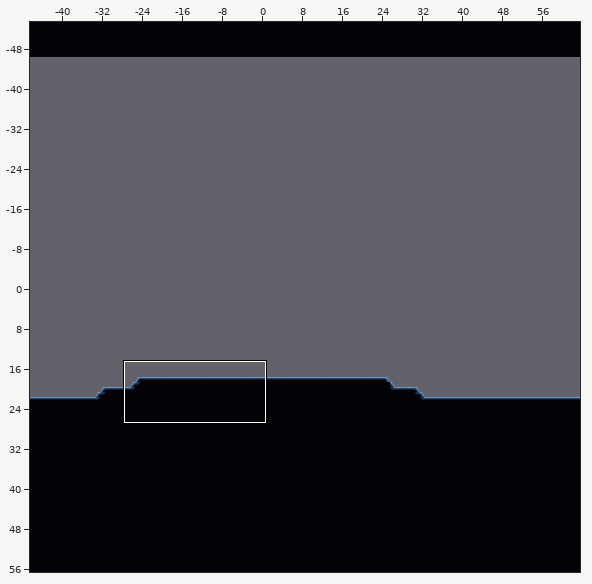
A Tiled map gets an edit: UnityProject/CaseFileDream/Assets/CaseFileDream/TileSets/Tiled/Cathedral/Cathedral.tmx. Above: a wide view before the commit, with the close-up outlined.
Close-up. As it was:
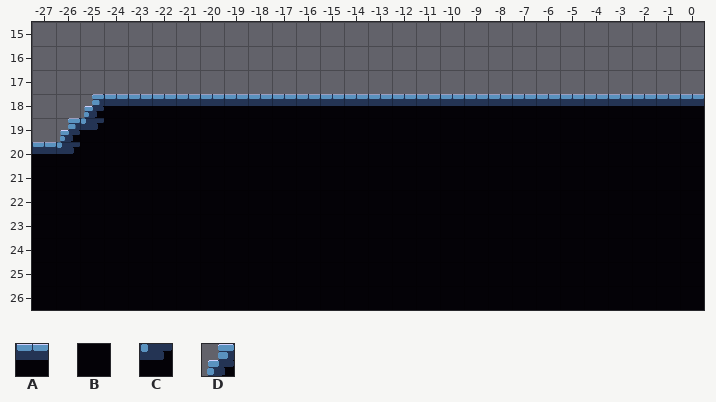
Cells are 32x32 px. Shown: x -27..0, y 15..26. The commit also changed other parts of the map, which this record leaves out.
Key: from "CathdralFloor": A 1, B 9, C 13, D 37.
_ is an empty cell.
Layer "Block" before, first column x -27:
15 ____________________________
16 ____________________________
17 ____________________________
18 __DAAAAAAAAAAAAAAAAAAAAAAAAA
19 _DCBBBBBBBBBBBBBBBBBBBBBBBBB
20 ACBBBBBBBBBBBBBBBBBBBBBBBBBB
21 BBBBBBBBBBBBBBBBBBBBBBBBBBBB
22 BBBBBBBBBBBBBBBBBBBBBBBBBBBB
23 BBBBBBBBBBBBBBBBBBBBBBBBBBBB
24 BBBBBBBBBBBBBBBBBBBBBBBBBBBB
25 BBBBBBBBBBBBBBBBBBBBBBBBBBBB
26 BBBBBBBBBBBBBBBBBBBBBBBBBBBB
New version:
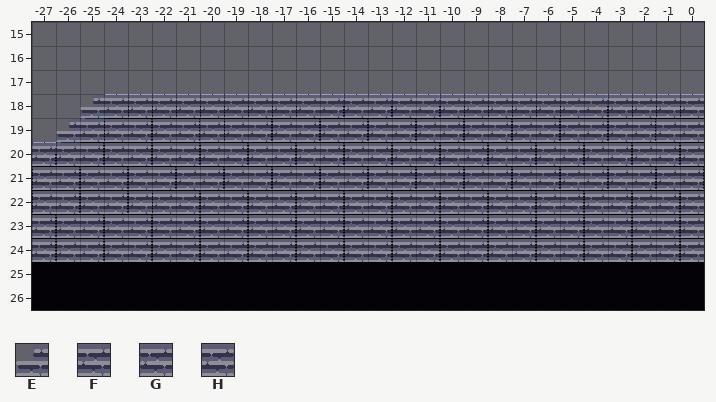
Further tiles: from "CathedralGround": E 8, F 9, G 40, H 41.
Tiles of an added or newly shown layer are drawn over the layers below it.
Edits made:
Layer "Block":
The edit erases tile D in row 18 at x -25; in row 19 at x -26.
Layer "Customized" (added):
Tile E is added in row 18 at x -25; in row 19 at x -26.
Tile F is added in row 18 at x -24; in row 19 at x -25, -20 and -1 to 0.
Tile G is added in row 18 at x -23 to -16, -14, -12, -10 to -5 and -3 to 0; in row 19 at x -24, -22, -19, -17, -15, -13, -11, -9, -7, -5 and -3; in row 20 at x -26, -24, -22, -20, -18, -16, -14, -12, -10, -8, -6, -4, -2 and 0; in row 21 at x -27, -25, -23, -21, -19, -17, -15, -13, -11, -9, -7, -5, -3 and -1; in row 22 at x -27, -25, -23 to -22, -20, -18, -16, -14, -12, -10, -8, -6, -4, -2 and 0; in rows 23 to 24 at x -26, -24, -22, -20, -18, -16, -14, -12, -10, -8, -6, -4, -2 and 0.
Tile H is added in row 18 at x -15, -13, -11 and -4; in row 19 at x -23, -21, -18, -16, -14, -12, -10, -8, -6, -4 and -2; in row 20 at x -27, -25, -23, -21, -19, -17, -15, -13, -11, -9, -7, -5, -3 and -1; in row 21 at x -26, -24, -22, -20, -18, -16, -14, -12, -10, -8, -6, -4, -2 and 0; in row 22 at x -26, -24, -21, -19, -17, -15, -13, -11, -9, -7, -5, -3 and -1; in rows 23 to 24 at x -27, -25, -23, -21, -19, -17, -15, -13, -11, -9, -7, -5, -3 and -1.
Boxes around the changes in both close-ups, in picture pixels (x1, y1, x2, y2):
changed: (32, 94, 704, 262)
